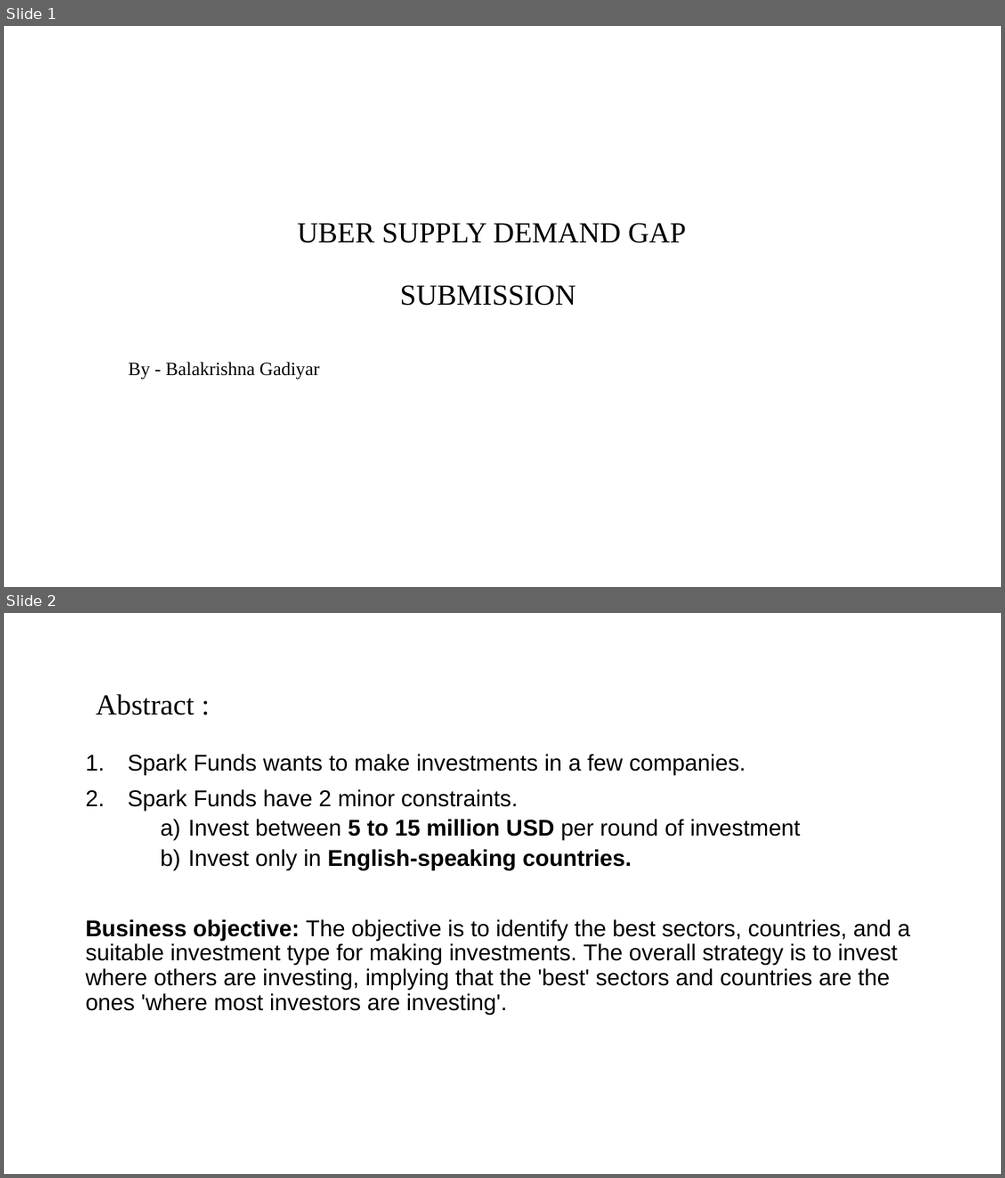
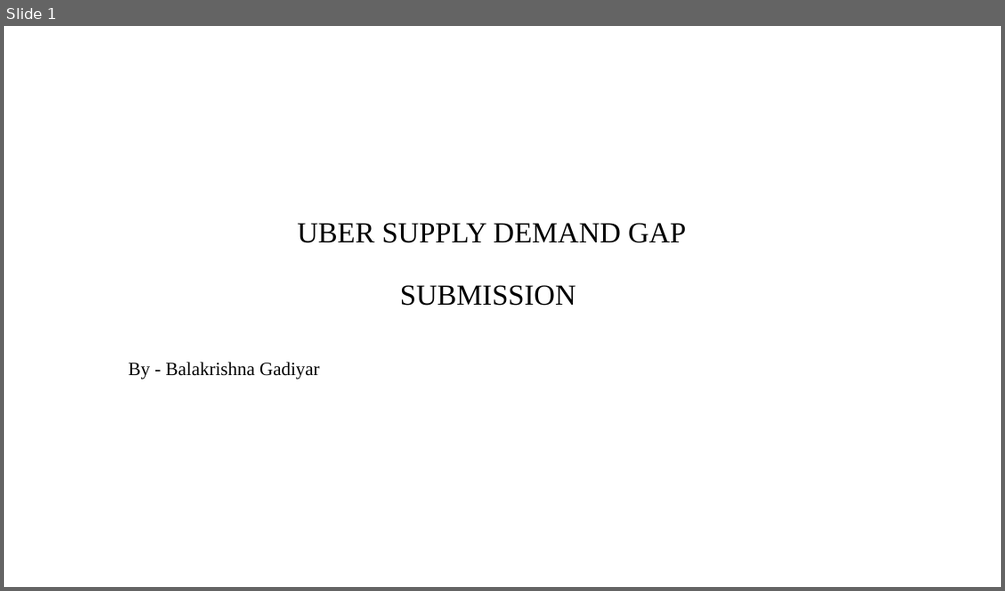
Before and after one commit to gladiatorlearns/PGDDS, a slide deck: Statistics and Exploratory Data Analytics/Uber Assignment/Uber Supply Demand Gap.pptx. Shown one above the other, each under a label of ours: slides 1 and 2 before the commit, slide 1 after it. The pictures are 1005x1178 and 1005x591 pixels, drawn with LibreOffice and Linux fonts; fonts in the diff are those of the drawing; background and template pictures are left out. Boxes give left, top, right and bottom in pixels: in the first picture for what was removed or moved away, otherwise in the second. Text is boxed around its words. In the diff, an @@ line names an element or a change of style, - is before the commit and + after.

```diff
--- a/Statistics and Exploratory Data Analytics/Uber Assignment/Uber Supply Demand Gap.pptx
+++ b/Statistics and Exploratory Data Analytics/Uber Assignment/Uber Supply Demand Gap.pptx
@@ slide 2 removed at (x1=4, y1=613, x2=1001, y2=1174), background #FFFFFF @@
@@ title removed at (x1=96, y1=694, x2=194, y2=715) @@
-Abstract :
@@ text removed at (x1=86, y1=754, x2=910, y2=1015) @@
-1. Spark Funds wants to make investments in a few companies.
-2. Spark Funds have 2 minor constraints.
-    a) Invest between 5 to 15 million USD per round of investment
-    b) Invest only in English-speaking countries.
-Business objective: The objective is to identify the best sectors, countries, and a suitable investment type for making investments. The overall strategy is to invest where others are investing, implying that the 'best' sectors and countries are the ones 'where most investors are investing'.
```
Also in this commit, not shown: 7 slides added, 8 other slides removed, 4 other files.
